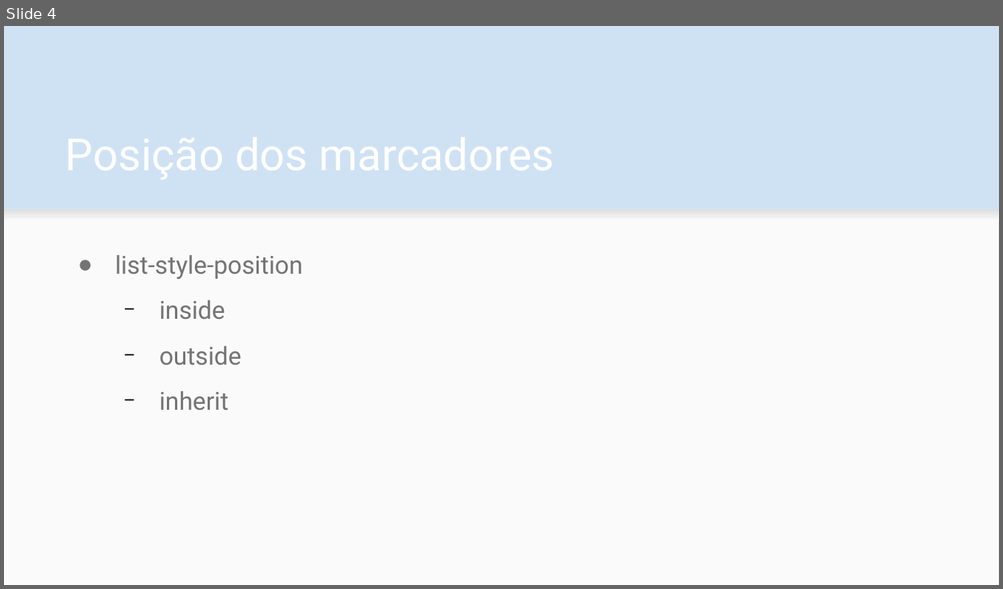
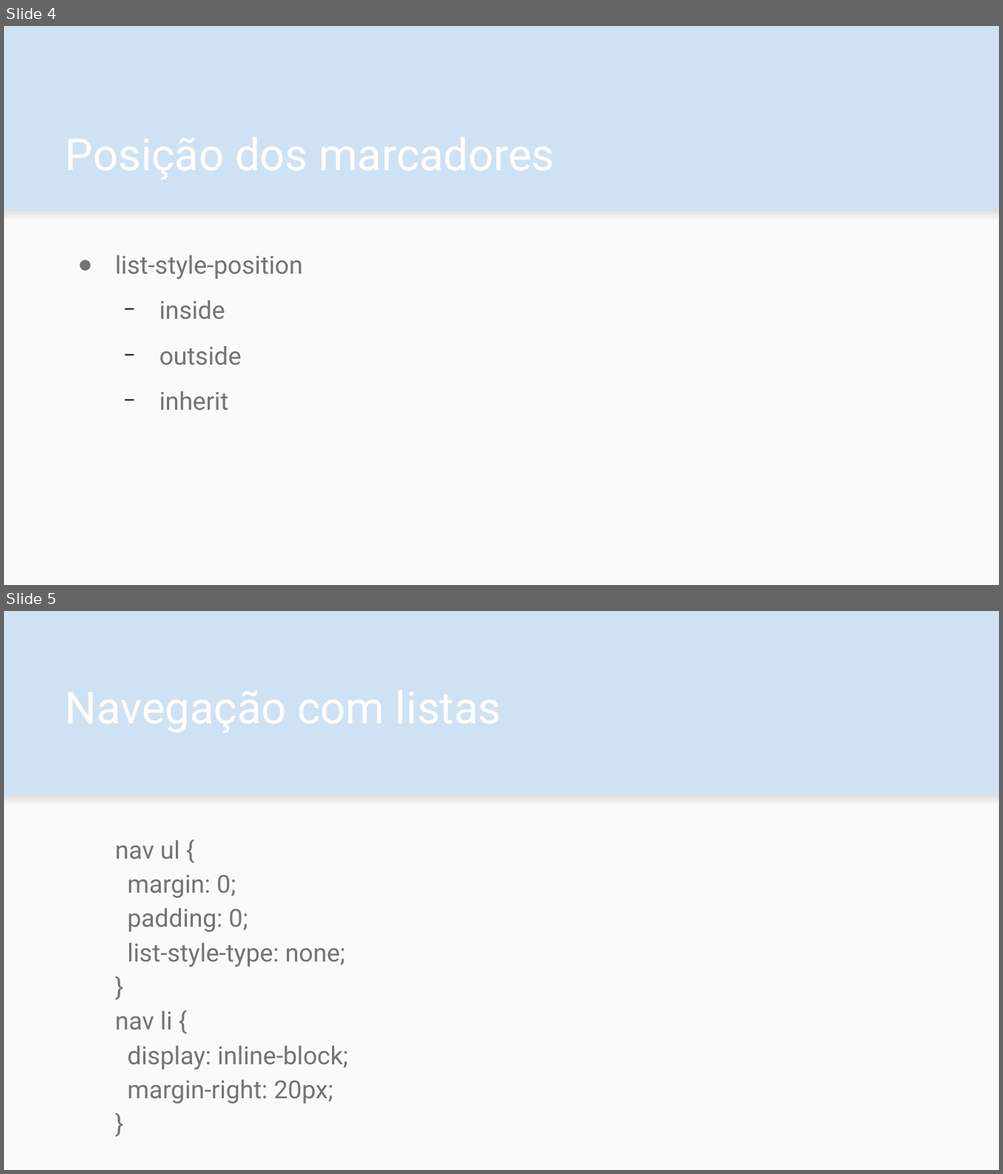
Before and after one commit to fboldt/aulasweb, a slide deck: slides/CSS - Listas.odp. Shown one above the other, each under a label of ours: slide 4 before the commit, slides 4 and 5 after it. The pictures are 1003x589 and 1003x1174 pixels, drawn with LibreOffice and Linux fonts; fonts in the diff are those of the drawing. Boxes give left, top, right and bottom in pixels: in the first picture for what was removed or moved away, otherwise in the second. Text is boxed around its words. In the diff, an @@ line names an element or a change of style, - is before the commit and + after.

```diff
--- a/slides/CSS - Listas.odp
+++ b/slides/CSS - Listas.odp
@@ slide 5 added at (x1=4, y1=611, x2=999, y2=1170), background #CFE2F3; not listed: 2 template elements that a slide beside it also shows @@
@@ text added at (x1=115, y1=840, x2=347, y2=1104), 18 pt, text #737373 @@
+nav ul {
+margin: 0;
+padding: 0;
+list-style-type: none;
+}
+nav li {
+display: inline-block;
+margin-right: 20px;
+}
```
Also in this commit, not shown: 9 other files.
